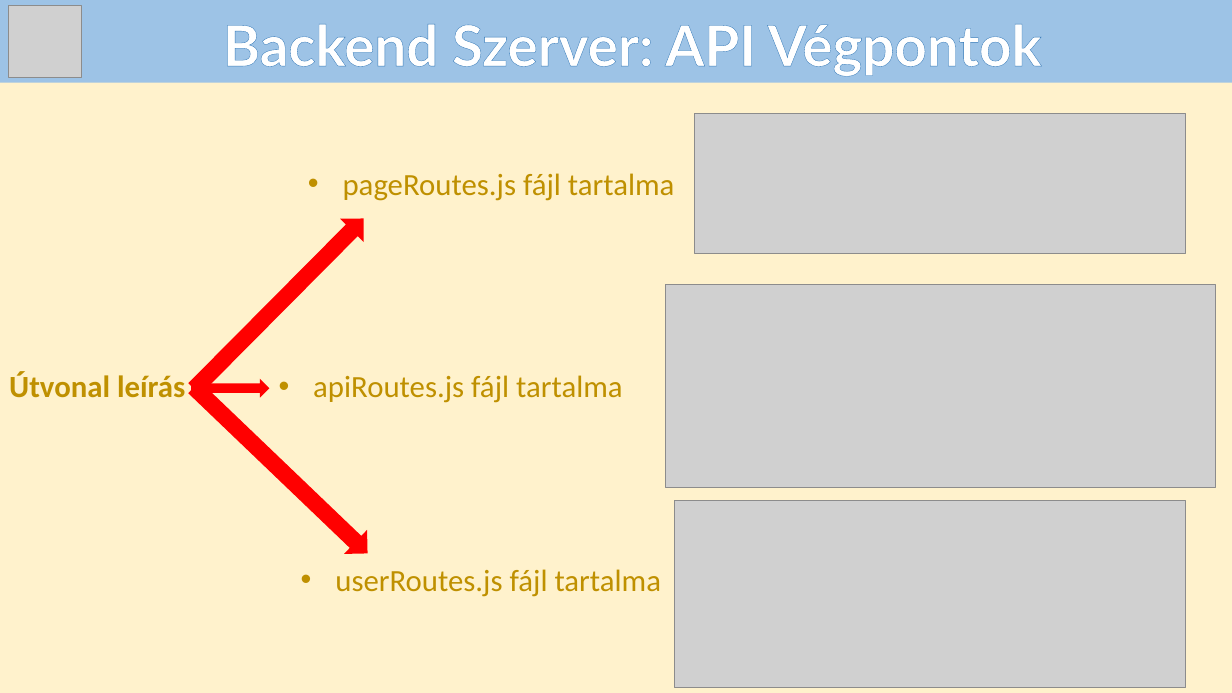
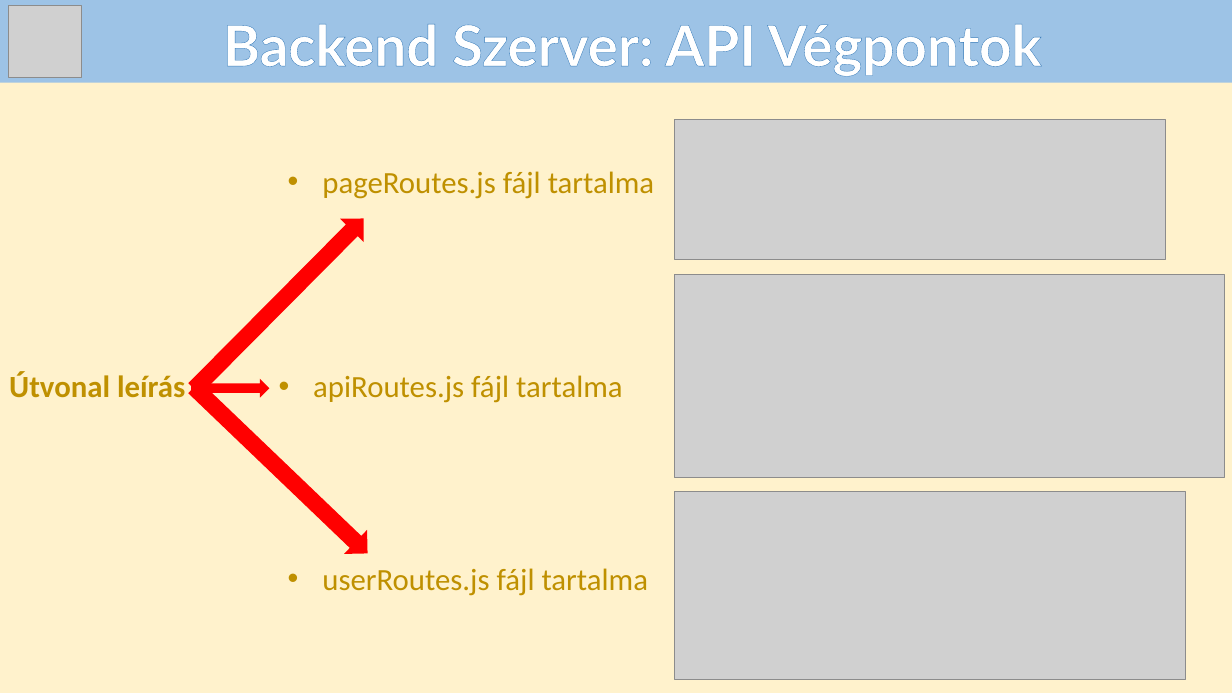
Before and after one commit to Andras-12c/Dozsa-Csarda, a slide deck: slide 25 of DózsaCsárda_PA_FB_PG.pptx. Drawn at 1232x693 pixels with LibreOffice and Linux fonts; fonts in the diff are those of the drawing; grey boxes stand for pictures. Boxes give left, top, right and bottom in pixels: in the first picture for what was removed or moved away, otherwise in the second. Text is boxed around its words. In the diff, an @@ line names an element or a change of style, - is before the commit and + after.

```diff
--- a/DózsaCsárda_PA_FB_PG.pptx
+++ b/DózsaCsárda_PA_FB_PG.pptx
@@ picture: place and size @@
-picture at <box>695,114,1186,253</box>
+picture at <box>675,119,1165,259</box>
@@ text "pageRoutes.js fájl tartalma": place and size @@
-text "pageRoutes.js fájl tartalma" at <box>343,173,674,201</box>
+text "pageRoutes.js fájl tartalma" at <box>322,171,654,199</box>
@@ picture: place and size @@
-picture at <box>665,284,1215,487</box>
+picture at <box>675,274,1225,478</box>
@@ picture: place and size @@
-picture at <box>675,500,1186,688</box>
+picture at <box>675,492,1186,679</box>
@@ text "userRoutes.js fájl tartalma": place and size @@
-text "userRoutes.js fájl tartalma" at <box>335,569,662,597</box>
+text "userRoutes.js fájl tartalma" at <box>322,568,649,596</box>
```
Also in this commit, not shown: 8 other slides changed.
